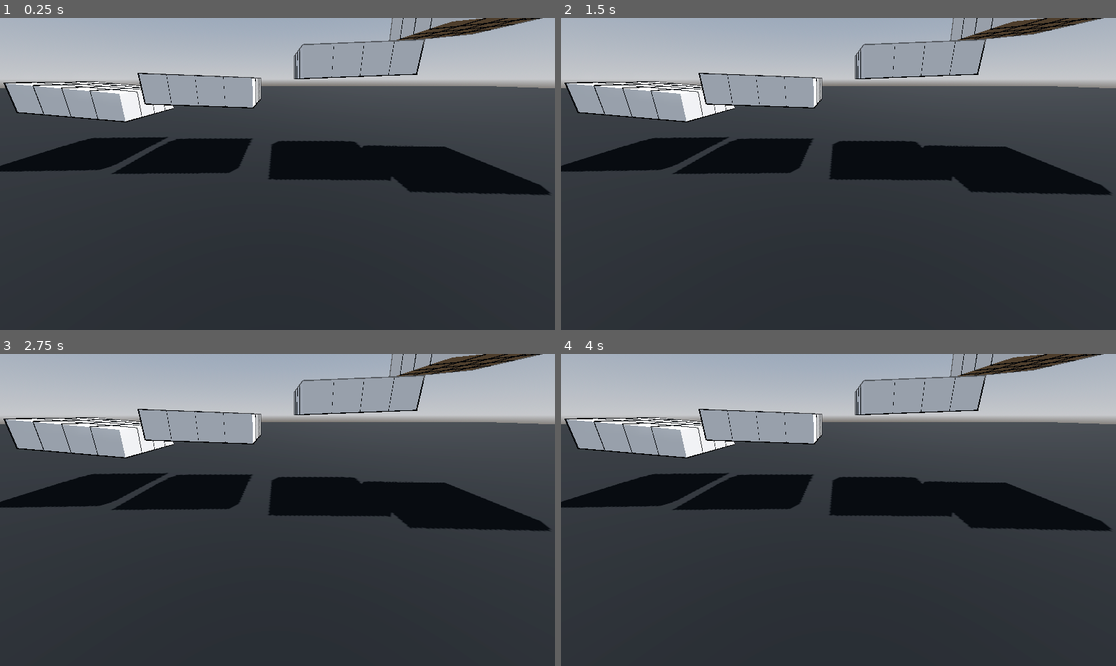
Above: before the commit, frames 1-4 (two rows, left to right).
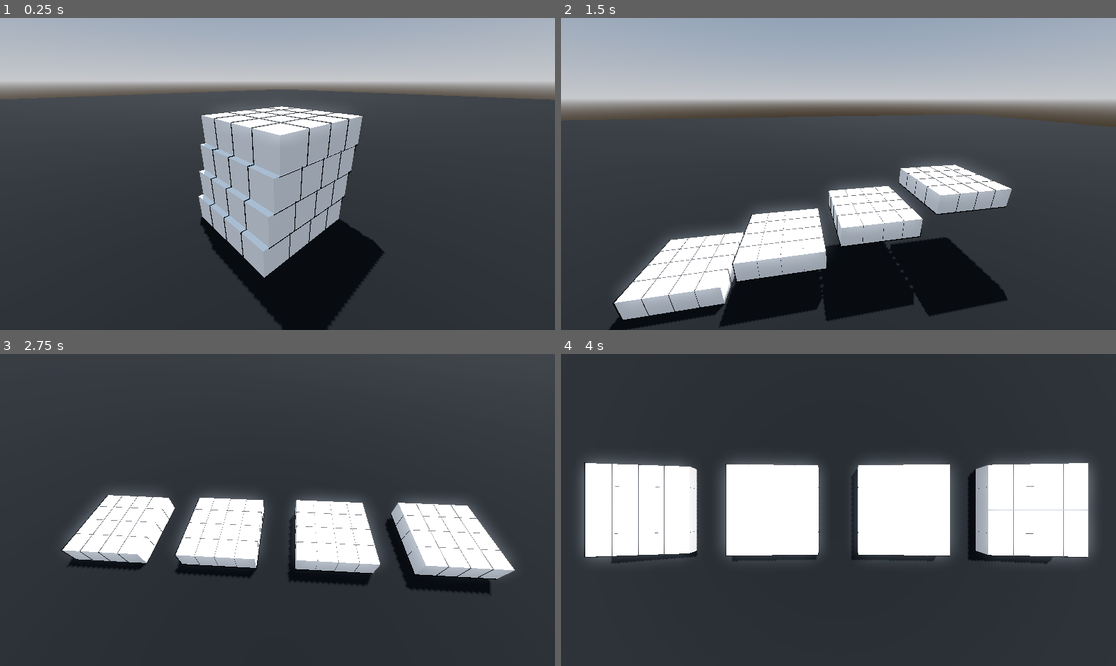
Above: after the commit, the same moments.

Repository: WingusInbound/3D-Tic-Tac-Toe
Game: Godot game, scene res://main.tscn
Two runs of this game, one before a commit and one after it. Both use one fixed random seed, a clock stepped at 60 frames per second and the inputs below.
Inputs (mouse positions are in pixels of both pictures, inside the frame that each line leads up to):
- Up to frame 1 (0.25 s): no input
- Up to frame 2 (1.5 s): move the mouse to (960, 158) at 0.52 s; press the mouse at (960, 158) at 0.53 s; move the mouse to (727, 189) at 1.27 s; release the mouse at (727, 189) at 1.28 s; click (727, 189) at 1.35 s
- Up to frame 3 (2.75 s): move the mouse to (333, 441) at 2.02 s; press the mouse at (333, 441) at 2.03 s
- Up to frame 4 (4 s): move the mouse to (810, 572) at 2.77 s; release the mouse at (810, 572) at 2.78 s; click (810, 572) at 2.85 s; move the mouse to (1005, 556) at 3.52 s; press the mouse at (1005, 556) at 3.53 s

The runs differ from the first frame. In frame 1, 32% of the frame differs, in the area x 0-100%, y 0-100%; in frame 2, 42%; in frame 3, 48%; in frame 4, 54%, in the area x 0-100%, y 0-68%.

Commit message:
Update main.gd

Diff:
--- a/main.gd
+++ b/main.gd
@@ -4,14 +4,17 @@
 @onready var layer_two = $LayerTwo
 @onready var layer_three = $LayerThree
 @onready var layer_four = $LayerFour
+@onready var anim_player = $AnimationPlayer
 
 
 # Called when the node enters the scene tree for the first time.
 func _ready() -> void:
-	layer_one.move(-8,1)
-	layer_two.move(-3,1)
-	layer_three.move(3,1)
-	layer_four.move(8,1)
+	#layer_one.move(-8,1)
+	#layer_two.move(-3,1)
+	#layer_three.move(3,1)
+	#layer_four.move(8,1)
+	anim_player.play("layer_four_anim")
+
 
 
 # Called every frame. 'delta' is the elapsed time since the previous frame.
